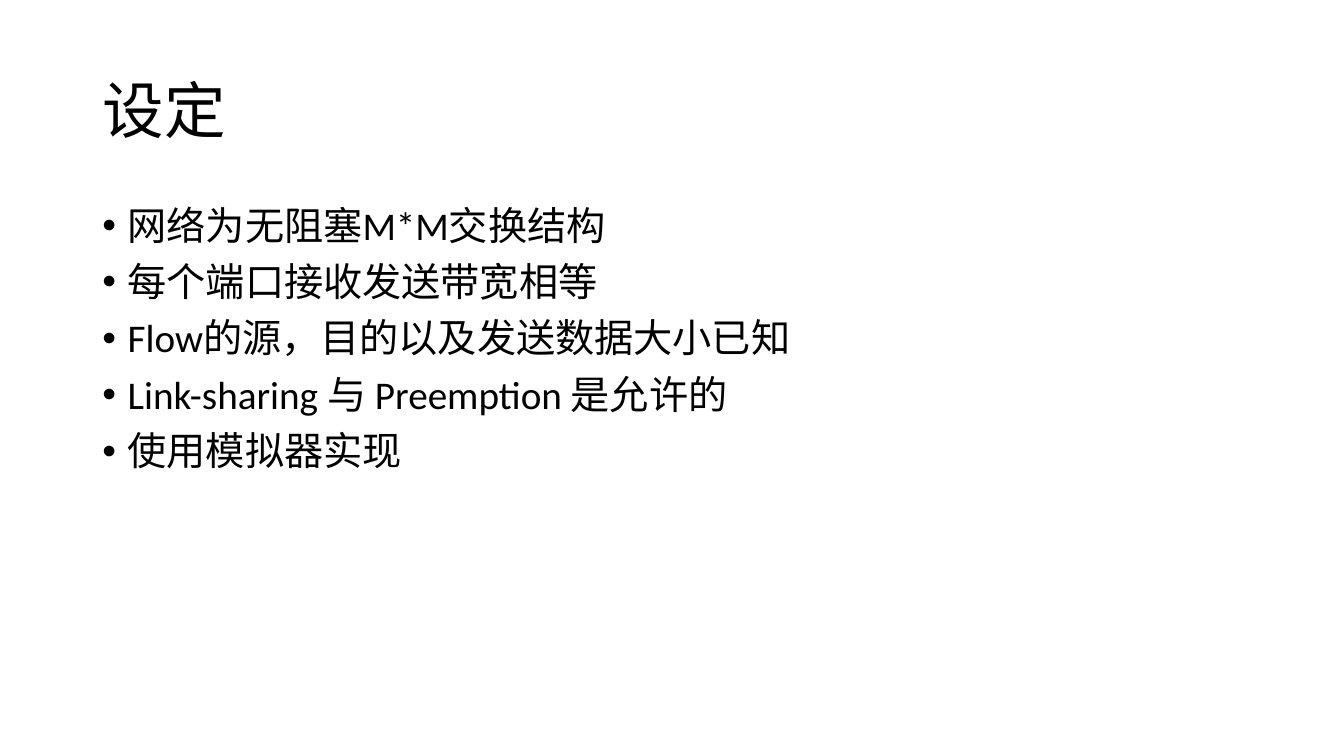
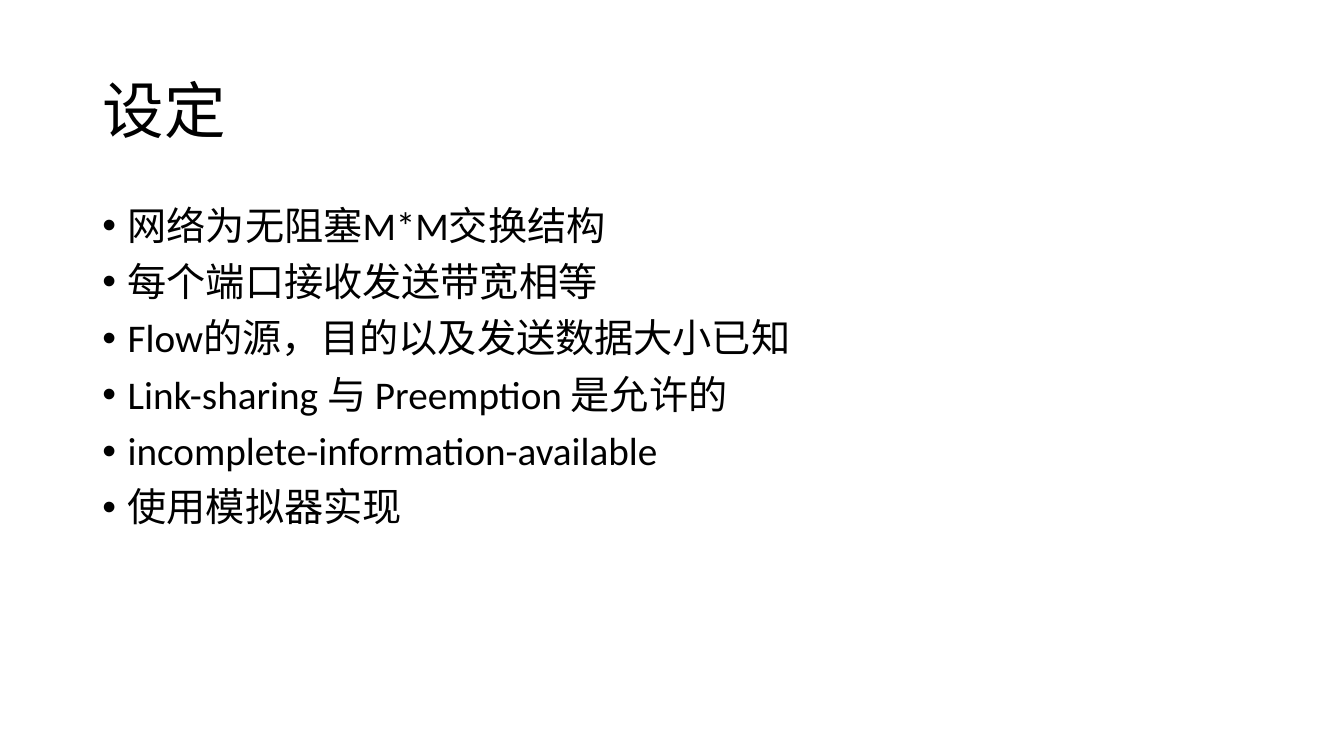
Before and after one commit to fhowen/metaflow, a slide deck: slide 6 of document/microflow.pptx. Drawn at 1344x756 pixels with LibreOffice and Linux fonts; fonts in the diff are those of the drawing. Boxes give left, top, right and bottom in pixels: in the first picture for what was removed or moved away, otherwise in the second. Text is boxed around its words. In the diff, an @@ line names an element or a change of style, - is before the commit and + after.

Commit message:
incomplete

```diff
--- a/document/microflow.pptx
+++ b/document/microflow.pptx
@@ text at bbox=[128, 437, 658, 472]: paragraph added @@
+• incomplete-information-available
```
